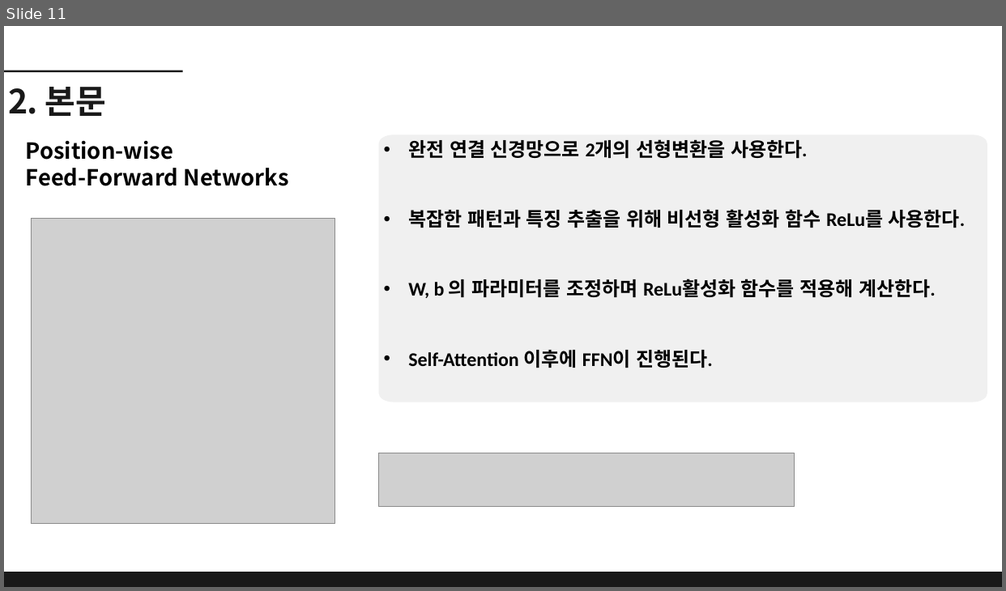
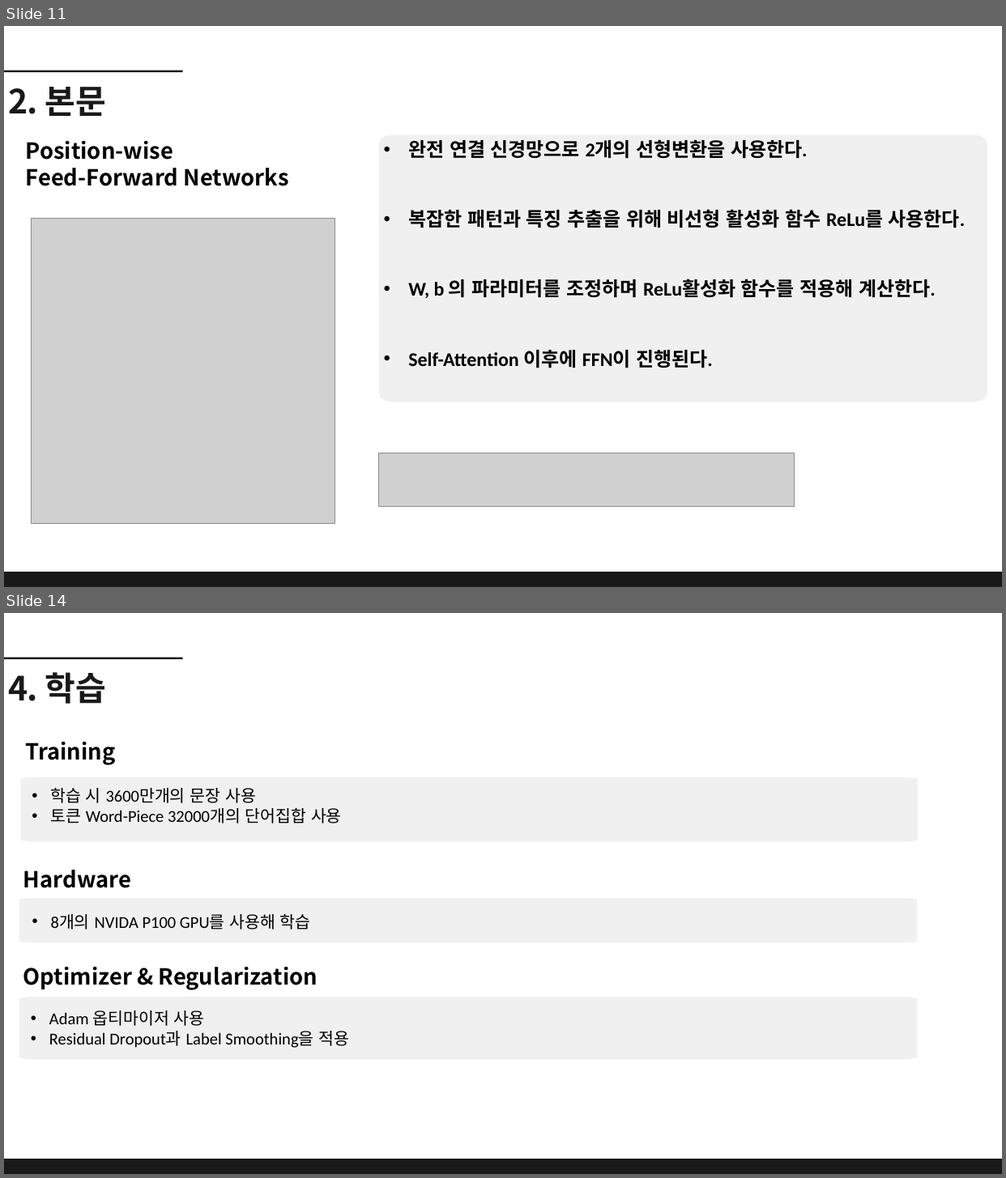
Before and after one commit to dbehdrbs0806/4th_2sem, a slide deck: ReinforcementLearning/20204077_유동균_Transformer 발표.pptx. Shown one above the other, each under a label of ours: slide 11 before the commit, slides 11 and 14 after it; the slides between them are not shown. The pictures are 1006x591 and 1006x1178 pixels, drawn with LibreOffice and Linux fonts; fonts in the diff are those of the drawing; grey boxes stand for pictures. Boxes give left, top, right and bottom in pixels: in the first picture for what was removed or moved away, otherwise in the second. Text is boxed around its words. In the diff, an @@ line names an element or a change of style, - is before the commit and + after.

```diff
--- a/ReinforcementLearning/20204077_유동균_Transformer 발표.pptx
+++ b/ReinforcementLearning/20204077_유동균_Transformer 발표.pptx
@@ slide 14 added at bbox=[4, 613, 1002, 1174], background #FFFFFF @@
@@ line added from (4, 658) to (183, 658), #191919 3 pt @@
@@ text added at bbox=[8, 672, 106, 704], 48 pt, text #191919, bold @@
+4. 학습
@@ text added at bbox=[26, 742, 116, 765], 32 pt, text #000000, bold @@
+Training
@@ freeform shape added at bbox=[20, 777, 918, 842], fill #F0F0F0 @@
@@ text added at bbox=[50, 788, 342, 824], 24 pt, text #000000 @@
+• 학습 시 3600만개의 문장 사용
+• 토큰 Word-Piece 32000개의 단어집합 사용
@@ text added at bbox=[23, 870, 131, 888], 32 pt, text #000000, bold @@
+Hardware
@@ freeform shape added at bbox=[19, 898, 917, 943], fill #F0F0F0 @@
@@ text added at bbox=[51, 914, 311, 930], 24 pt, text #000000 @@
+• 8개의 NVIDA P100 GPU를 사용해 학습
@@ text added at bbox=[23, 967, 318, 990], 32 pt, text #000000, bold @@
+Optimizer & Regularization
@@ freeform shape added at bbox=[19, 997, 917, 1059], fill #F0F0F0 @@
@@ text added at bbox=[49, 1011, 349, 1048], 24 pt, text #000000 @@
+• Adam 옵티마이저 사용
+• Residual Dropout과 Label Smoothing을 적용
@@ freeform shape added at bbox=[4, 1160, 1002, 1174], fill #191919 @@
```
Also in this commit, not shown: 2 slides changed, 1 other slide added, 1 slide removed.
